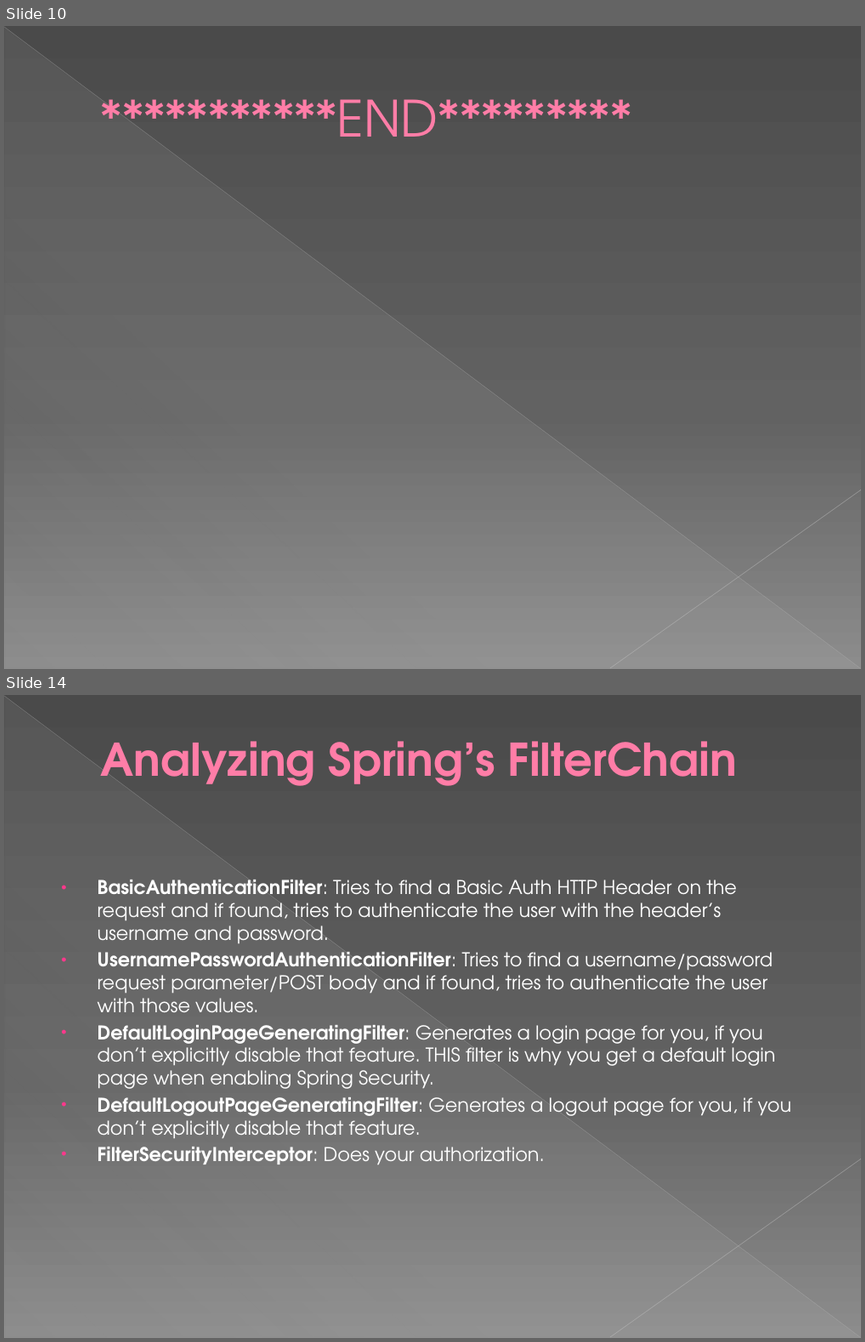
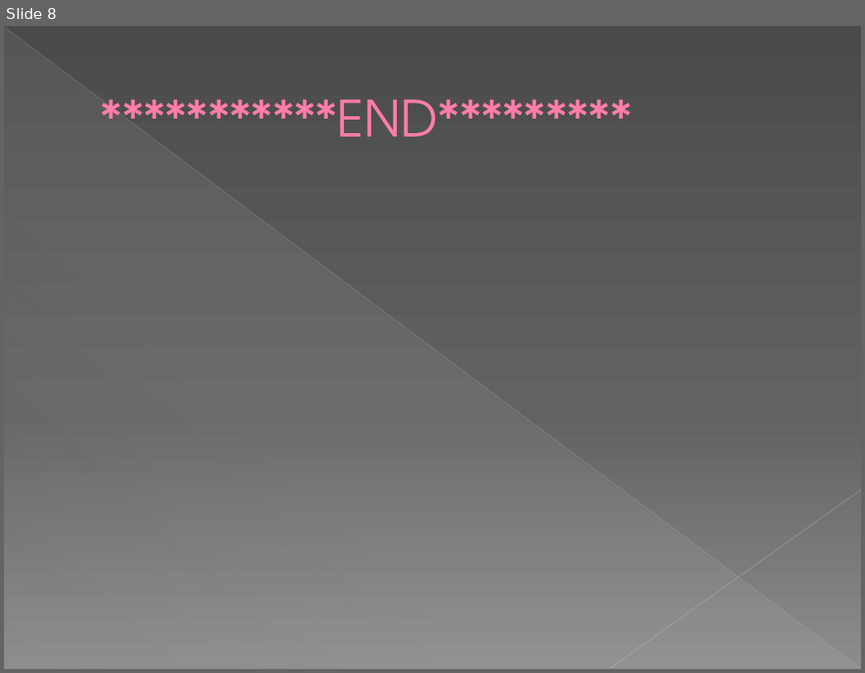
Before and after one commit to theavi/relocation_buddy, a slide deck: rlb.pptx. Shown one above the other, each under a label of ours: slides 10 and 14 before the commit, slide 8 after it; the slides between them are not shown. The pictures are 865x1342 and 865x673 pixels, drawn with LibreOffice and Linux fonts; fonts in the diff are those of the drawing. Boxes give left, top, right and bottom in pixels: in the first picture for what was removed or moved away, otherwise in the second. Text is boxed around its words. In the diff, an @@ line names an element or a change of style, - is before the commit and + after.

Commit message:
RLB-00 Added Login and Home controller

```diff
--- a/rlb.pptx
+++ b/rlb.pptx
@@ slide 14 removed at [4,695,861,1338], background gradient #4A4A4A to #626262 to #8C8C8C; not listed: 3 template elements that a slide beside it also shows @@
@@ title removed at [101,741,737,786] @@
-Analyzing Spring’s FilterChain
@@ text removed at [98,879,792,1164] @@
-• BasicAuthenticationFilter: Tries to find a Basic Auth HTTP Header on the request and if found, tries to authenticate the user with the header’s username and password.
-• UsernamePasswordAuthenticationFilter: Tries to find a username/password request parameter/POST body and if found, tries to authenticate the user with those values.
-• DefaultLoginPageGeneratingFilter: Generates a login page for you, if you don’t explicitly disable that feature. THIS filter is why you get a default login page when enabling Spring Security.
-• DefaultLogoutPageGeneratingFilter: Generates a logout page for you, if you don’t explicitly disable that feature.
-• FilterSecurityInterceptor: Does your authorization.
@@ what was slide 10 is now slide 8 @@
```
Also in this commit, not shown: 1 slide changed, 6 other slides removed, 5 other files.
